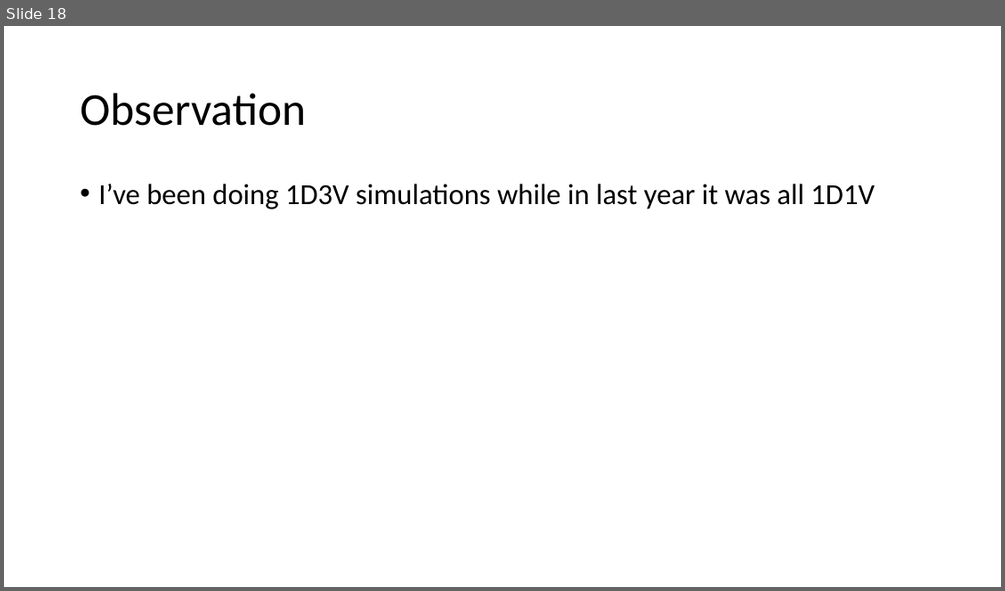
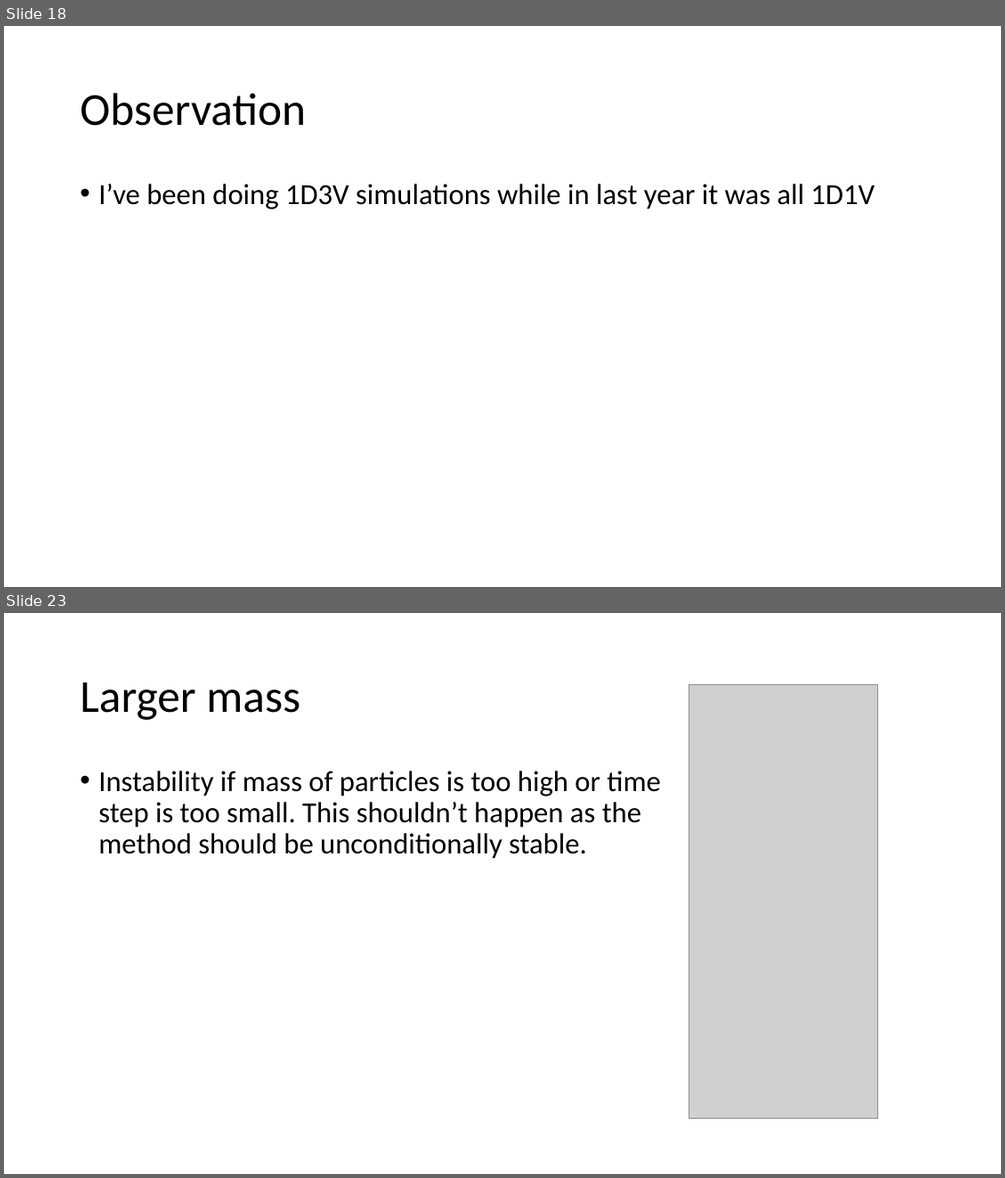
Before and after one commit to j0fri/FYP, a slide deck: MATLAB/Matlab implementation.pptx. Shown one above the other, each under a label of ours: slide 18 before the commit, slides 18 and 23 after it; the slides between them are not shown. The pictures are 1005x591 and 1005x1178 pixels, drawn with LibreOffice and Linux fonts; fonts in the diff are those of the drawing; grey boxes stand for pictures. Boxes give left, top, right and bottom in pixels: in the first picture for what was removed or moved away, otherwise in the second. Text is boxed around its words. In the diff, an @@ line names an element or a change of style, - is before the commit and + after.

```diff
--- a/MATLAB/Matlab implementation.pptx
+++ b/MATLAB/Matlab implementation.pptx
@@ slide 23 added at <box>4,613,1001,1174</box>, background #FFFFFF @@
@@ title added at <box>80,682,300,720</box>, 44 pt, text #000000 @@
+Larger mass
@@ picture added at <box>689,685,877,1118</box> @@
@@ text added at <box>98,771,660,859</box>, 28 pt, text #000000 @@
+• Instability if mass of particles is too high or time step is too small. This shouldn’t happen as the method should be unconditionally stable.
```
Also in this commit, not shown: 6 other slides added, 2 other files.
